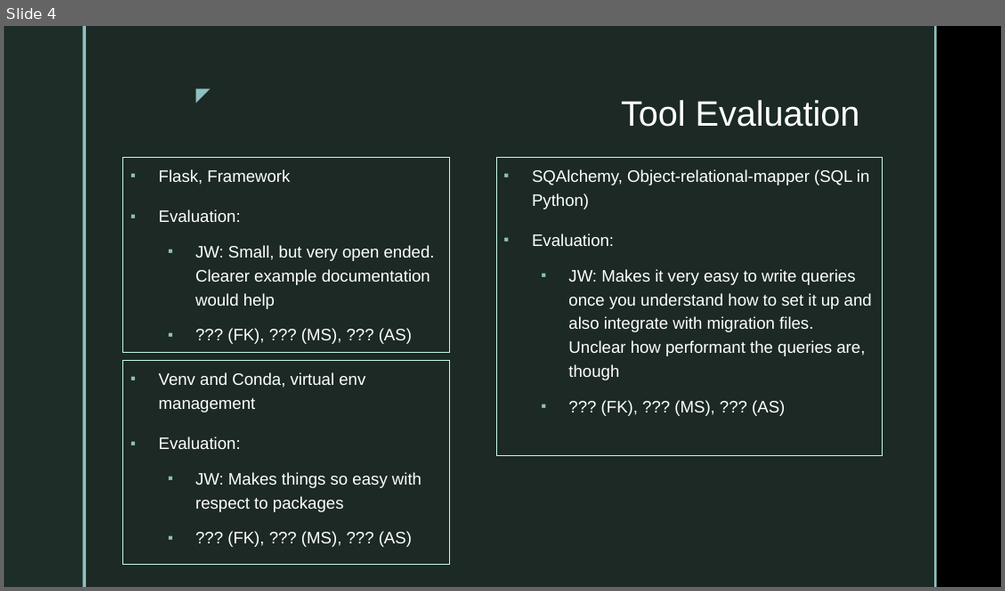
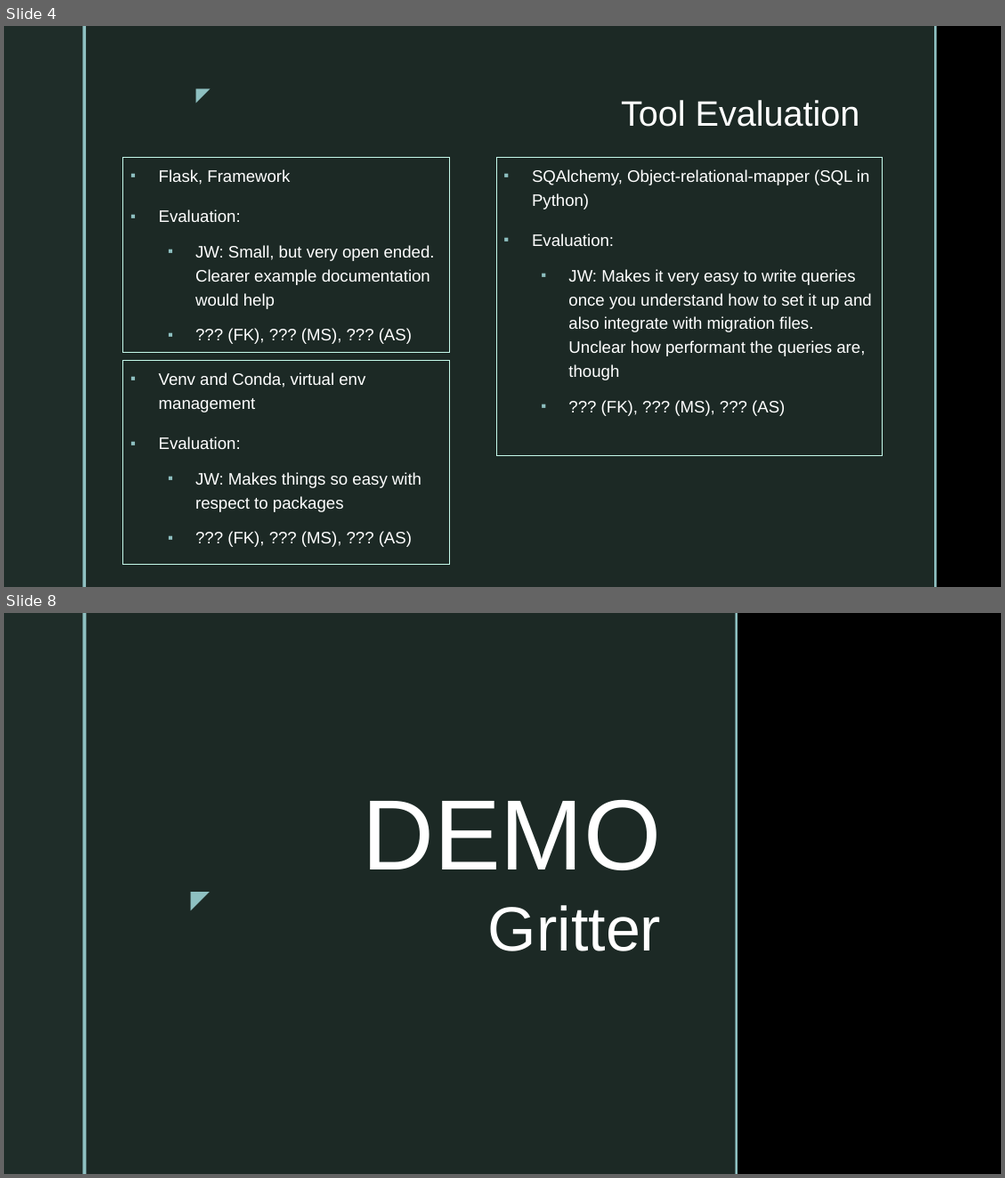
Before and after one commit to thejasonlee/twitter_clone, a slide deck: Final Presentation.pptx. Shown one above the other, each under a label of ours: slide 4 before the commit, slides 4 and 8 after it; the slides between them are not shown. The pictures are 1005x591 and 1005x1178 pixels, drawn with LibreOffice and Linux fonts; fonts in the diff are those of the drawing; background and template pictures are left out. Boxes give left, top, right and bottom in pixels: in the first picture for what was removed or moved away, otherwise in the second. Text is boxed around its words. In the diff, an @@ line names an element or a change of style, - is before the commit and + after.

```diff
--- a/Final Presentation.pptx
+++ b/Final Presentation.pptx
@@ slide 8 added at [4, 613, 1001, 1174], background picture (left out); not listed: 2 template elements that a slide beside it also shows @@
@@ rectangle added at [86, 613, 736, 1174], fill #1F2D29 at 92% opacity @@
@@ rectangle added at [736, 613, 737, 1174], fill #8EC0C1 @@
@@ subtitle added at [362, 799, 661, 870], 96 pt, text #FFFFFF @@
+DEMO
@@ text added at [184, 880, 217, 917], 24 pt, text #8EC0C1 @@
+◤
@@ title added at [488, 905, 661, 951], 60 pt, text #FFFFFF @@
+Gritter
```
Also in this commit, not shown: 1 slide changed, 2 other slides added.
